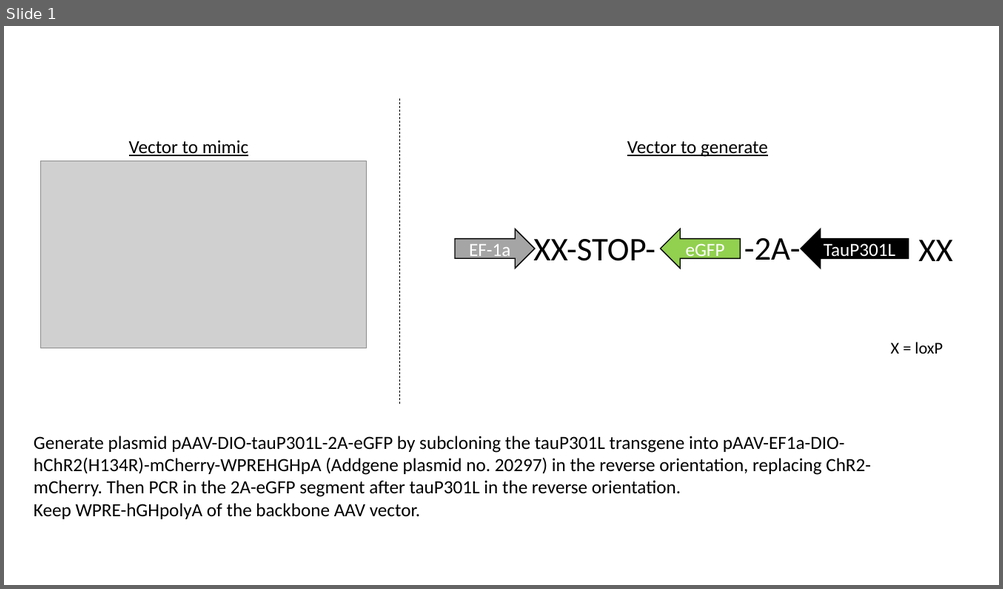
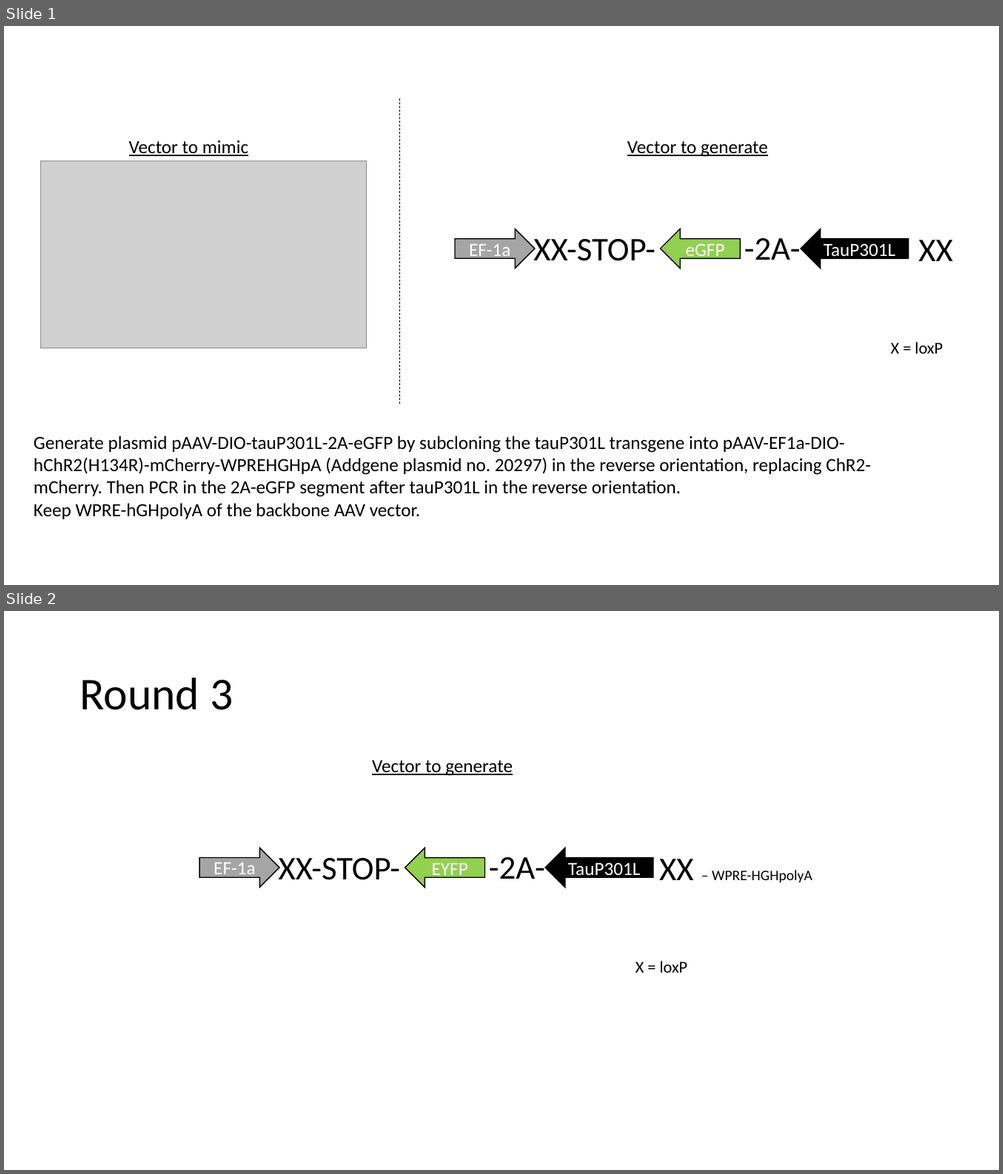
Before and after one commit to korkam/KamLab, a slide deck: _Experiments/virus/custom/DIO-tauP301L-2A-eGFP.pptx. Shown one above the other, each under a label of ours: slide 1 before the commit, slides 1 and 2 after it. The pictures are 1003x589 and 1003x1174 pixels, drawn with LibreOffice and Linux fonts; fonts in the diff are those of the drawing; grey boxes stand for pictures. Boxes give left, top, right and bottom in pixels: in the first picture for what was removed or moved away, otherwise in the second. Text is boxed around its words. In the diff, an @@ line names an element or a change of style, - is before the commit and + after.

Commit message:
tauegfp

```diff
--- a/_Experiments/virus/custom/DIO-tauP301L-2A-eGFP.pptx
+++ b/_Experiments/virus/custom/DIO-tauP301L-2A-eGFP.pptx
@@ slide 2 added at (x1=4, y1=611, x2=999, y2=1170), background #FFFFFF @@
@@ title added at (x1=79, y1=678, x2=233, y2=710), 44 pt, text #000000 @@
+Round 3
@@ text added at (x1=372, y1=760, x2=512, y2=776), 18 pt, text #000000, underline @@
+Vector to generate
@@ right arrow added at (x1=199, y1=849, x2=279, y2=888), fill #A5A5A5, outline #000000 1 pt, 18 pt, text #FFFFFF @@
+EF-1a
@@ left arrow added at (x1=404, y1=849, x2=484, y2=888), fill #92D050, outline #000000 1 pt, 18 pt, text #FFFFFF @@
+EYFP
@@ left arrow added at (x1=545, y1=849, x2=653, y2=888), fill #000000, outline #000000 1 pt, 18 pt, text #FFFFFF @@
+TauP301L
@@ text added at (x1=279, y1=858, x2=401, y2=880), 32 pt, text #000000 @@
+XX-STOP-
@@ text added at (x1=489, y1=857, x2=545, y2=879), 32 pt, text #000000 @@
+-2A-
@@ text added at (x1=659, y1=859, x2=812, y2=883), 14 pt, text #000000 @@
+XX – WPRE-HGHpolyA
@@ text added at (x1=635, y1=961, x2=688, y2=973), 16 pt, text #000000 @@
+X = loxP
```
